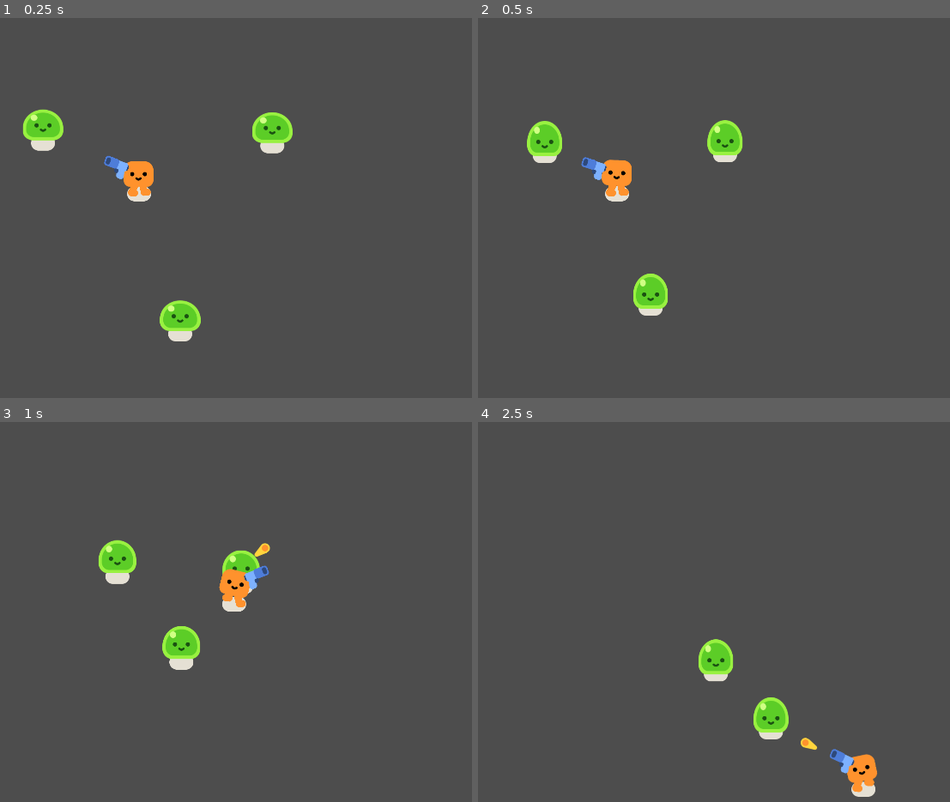
Above: before the commit, frames 1-4 (two rows, left to right).
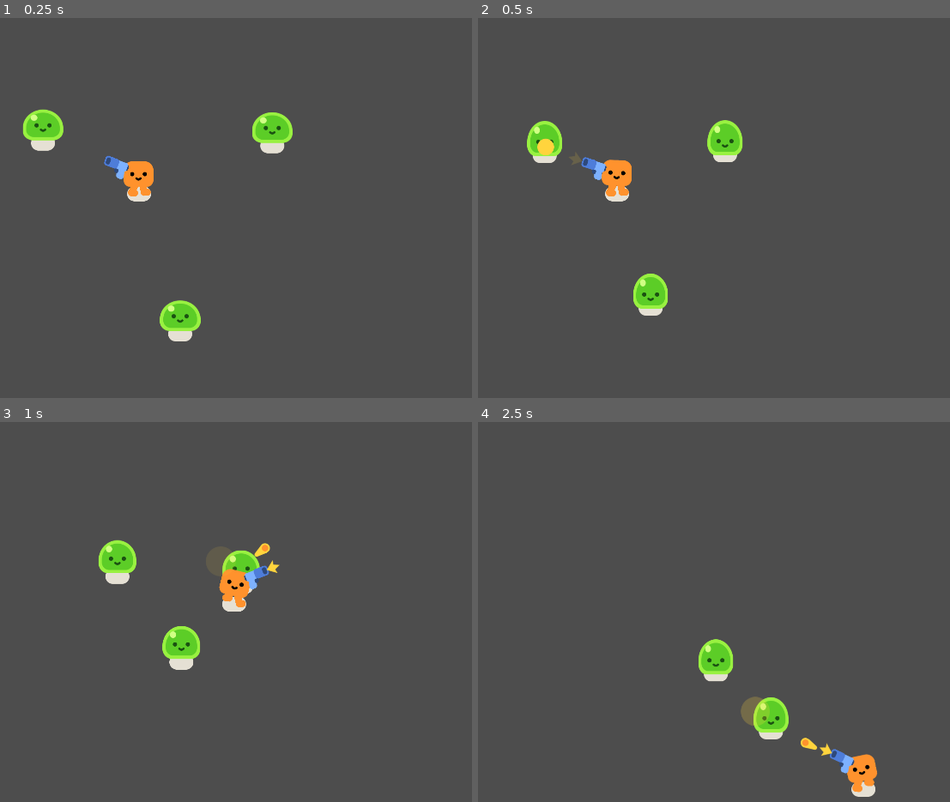
Above: after the commit, the same moments.

Repository: Technostalgic/csci4140-hw2
Game: Godot game, scene res://Game.tscn
Two runs of this game, one before a commit and one after it. Both use one fixed random seed, a clock stepped at 60 frames per second and the inputs below.
Inputs:
- Up to frame 1 (0.25 s): no input
- Up to frame 2 (0.5 s): no input
- Up to frame 3 (1 s): hold D (move_right) from 0.53 s (still down)
- Up to frame 4 (2.5 s): release D (move_right) at 1.28 s; hold S (move_down) 1.28-2.03 s; hold D (move_right) from 2.03 s (still down)

Frame 1 is identical in both runs. In frame 2, 0.2% of the frame differs, in the area x 12-22%, y 31-39%; in frame 3, less than 0.1%; in frame 4, 0.4%, in the area x 55-76%, y 72-88%.

Commit message:
implement weapon vfx

Diff:
--- a/pistol/bullet.gd
+++ b/pistol/bullet.gd
@@ -1,6 +1,7 @@
 class_name Bullet
 extends Area2D
 
+@export var impact: PackedScene = null
 @export var speed: float = 1000
 @export var damage: float = 1
 
@@ -13,5 +14,9 @@
 	if body is Hero: return
 	queue_free()
 
+	var effect: Node2D = impact.instantiate()
+	get_tree().root.add_child(effect)
+	effect.global_position = global_position
+
 	if body is Mob:
 		body.take_damage(damage)
--- a/pistol/bullet.tscn
+++ b/pistol/bullet.tscn
@@ -2,6 +2,7 @@
 
 [ext_resource type="Script" uid="uid://clrbl4p00uk0" path="res://pistol/bullet.gd" id="1_5tgod"]
 [ext_resource type="Texture2D" uid="uid://bd4rrqj72amnx" path="res://pistol/projectile.png" id="1_mt7ak"]
+[ext_resource type="PackedScene" uid="uid://kcl4efkvrany" path="res://pistol/impact/impact.tscn" id="2_ucxth"]
 
 [sub_resource type="CircleShape2D" id="CircleShape2D_o3jbo"]
 radius = 14.0
@@ -10,6 +11,7 @@
 collision_layer = 0
 collision_mask = 3
 script = ExtResource("1_5tgod")
+impact = ExtResource("2_ucxth")
 speed = 1200.0
 
 [node name="Projectile" type="Sprite2D" parent="." unique_id=1858120656]
--- a/pistol/gun.gd
+++ b/pistol/gun.gd
@@ -4,6 +4,7 @@
 @export var projectile_spawnpoint: Marker2D = null
 @export var fire_timer: Timer = null
 @export var projectile: PackedScene = null
+@export var muzzle_flash: PackedScene = null
 
 # Called when the node enters the scene tree for the first time.
 func _ready() -> void:
@@ -42,6 +43,9 @@
 	return closest_mob
 
 func fire() -> void:
+	var flash: Node2D = muzzle_flash.instantiate()
+	projectile_spawnpoint.add_child(flash)
+	flash.position = Vector2.ZERO
 	var bullet: Bullet = projectile.instantiate()
 	get_tree().root.add_child(bullet)
 	bullet.global_position = projectile_spawnpoint.global_position
--- a/pistol/gun.tscn
+++ b/pistol/gun.tscn
@@ -3,6 +3,7 @@
 [ext_resource type="Script" uid="uid://dqrvq1m0j3d0d" path="res://pistol/gun.gd" id="1_b7uwb"]
 [ext_resource type="Texture2D" uid="uid://coon1w77o334i" path="res://pistol/pistol.png" id="1_kmld4"]
 [ext_resource type="PackedScene" uid="uid://bmo0auqbfad2o" path="res://pistol/bullet.tscn" id="2_donny"]
+[ext_resource type="PackedScene" uid="uid://c1b2kbuq1if08" path="res://pistol/muzzle_flash/muzzle_flash.tscn" id="3_enm2i"]
 
 [sub_resource type="CircleShape2D" id="CircleShape2D_o3jbo"]
 radius = 879.0142
@@ -14,6 +15,7 @@
 projectile_spawnpoint = NodePath("WeaponAnchor/Pistol/ProjectileSpawnpoint")
 fire_timer = NodePath("FireTimer")
 projectile = ExtResource("2_donny")
+muzzle_flash = ExtResource("3_enm2i")
 
 [node name="FireTimer" type="Timer" parent="." unique_id=466582412]
 wait_time = 0.3
Not shown: 1 places in pistol/muzzle_flash/muzzle_flash.tscn that only renumber resources
